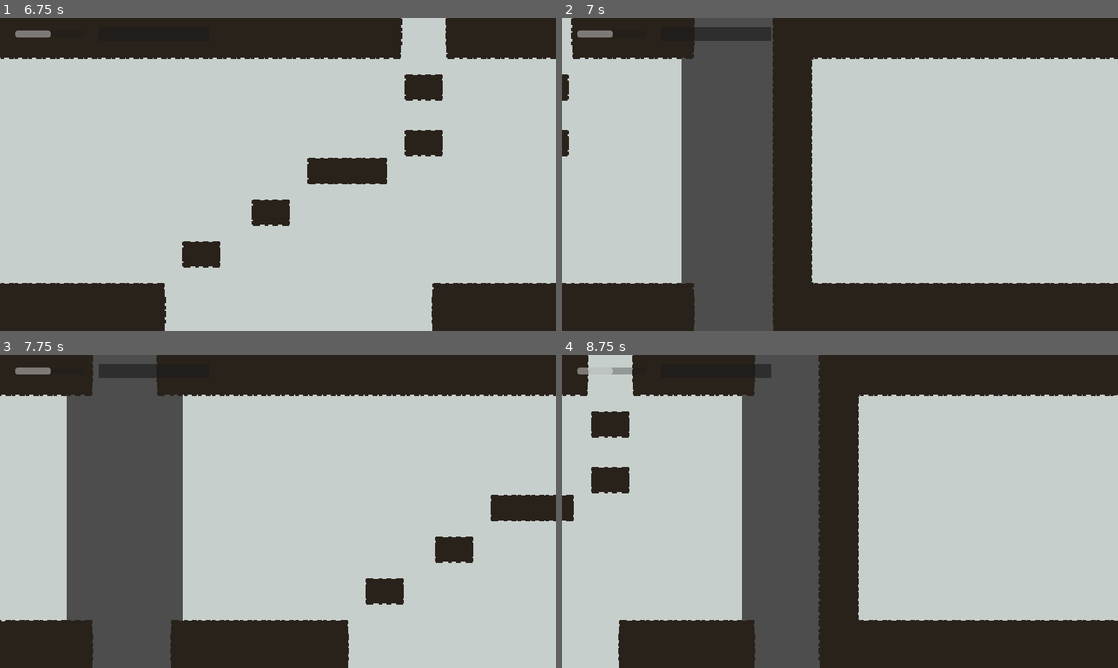
Above: before the commit, frames 1-4 (two rows, left to right).
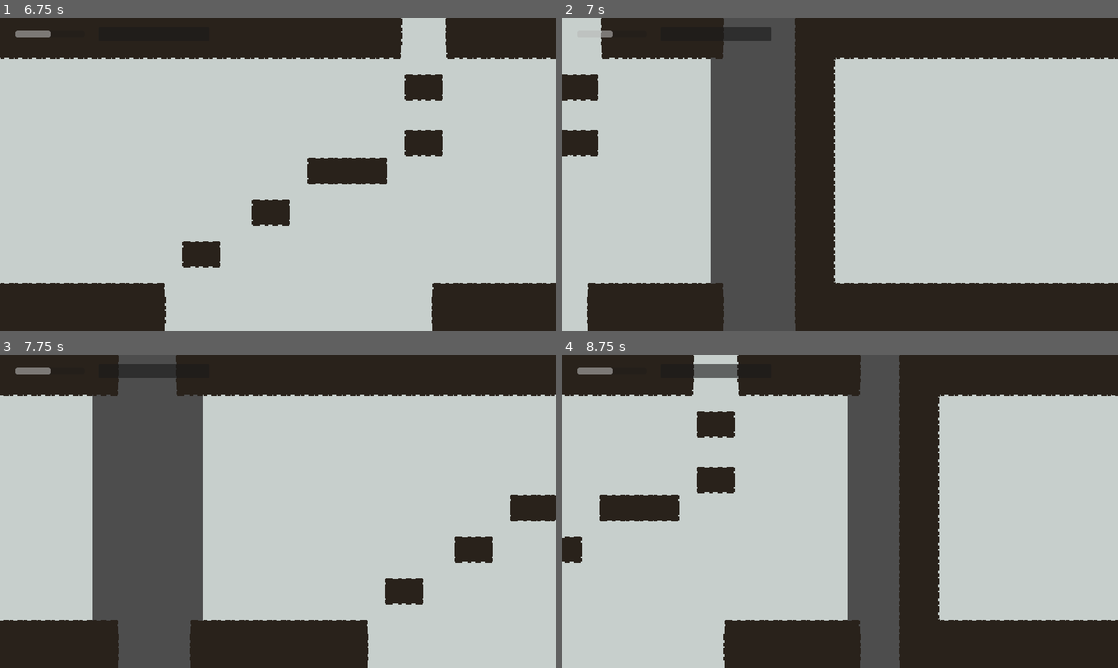
Above: after the commit, the same moments.

Repository: mnikn/Colorless-World
Game: Godot game, scene res://src/levels/level-manager.tscn
Same seed, same stepped clock (60 frames per second), same inputs: the game is played once before the commit and once after it.
Inputs:
- Up to frame 1 (6.75 s): tap Enter at 0.5, 2.75, 4.25 s; hold Right (player_right) 0.53-1.28 s; hold K (player_dash) 0.53-1.28 s; tap Space (player_jump) at 0.77, 1.52, 2, 3.02, 3.5, 3.77, 4.52, 5, 6.02 s; hold Down (player_down) 1.28-2.03 s; tap K (player_dash) every 1.5 s from 1.35 to 5.85 s; hold Right (player_right) 2.03-2.78 s; hold K (player_dash) 2.03-2.78 s; hold Up (player_up) 2.78-3.53 s; hold K (player_dash) 3.53-4.28 s; hold Left (player_left) 3.53-5.03 s; hold Down (player_down) 5.03-5.78 s; hold K (player_dash) 5.03-5.78 s; hold Right (player_right) 5.78-6.53 s; hold Up (player_up) from 6.53 s (still down); hold K (player_dash) from 6.53 s (still down)
- Up to frame 2 (7 s): keep holding Up (player_up); keep holding K (player_dash); tap Space (player_jump) at 6.77 s
- Up to frame 3 (7.75 s): release Up (player_up) at 7.28 s; release K (player_dash) at 7.28 s; hold Right (player_right) from 7.28 s (still down); tap K (player_dash) at 7.35 s; tap Space (player_jump) at 7.52 s
- Up to frame 4 (8.75 s): release Right (player_right) at 8.03 s; hold Down (player_down) from 8.03 s (still down); hold K (player_dash) from 8.03 s (still down)

Frame 1 is identical in both runs. In frame 2, 14% of the frame differs, in the area x 0-100%, y 0-100%; in frame 3, 10%; in frame 4, 40%.
Error in both runs: Cannot call method 'get_size' on a null value. (res://src/components/aseprite_animation_sprite.gd:44)

Commit message:
feat: update level

Diff:
--- a/src/levels/base-level.tscn
+++ b/src/levels/base-level.tscn
@@ -1,17 +1,13 @@
-[gd_scene load_steps=8 format=3 uid="uid://d2nqcstvyp7hf"]
+[gd_scene load_steps=6 format=3 uid="uid://d2nqcstvyp7hf"]
 
 [ext_resource type="Shader" path="res://src/levels/grayscale.gdshader" id="1_rg5t2"]
 [ext_resource type="Script" path="res://src/levels/base-level.gd" id="2_6pr0g"]
 [ext_resource type="Texture2D" uid="uid://cfvin71mje1yt" path="res://assets/ui_mock.png" id="3_bbi5o"]
 [ext_resource type="TileSet" uid="uid://bl2stkg7vsf8y" path="res://assets/base-level.tres" id="4_4ot0g"]
-[ext_resource type="Script" path="res://src/levels/exit.gd" id="5_fua4e"]
 
 [sub_resource type="ShaderMaterial" id="ShaderMaterial_fddps"]
 shader = ExtResource("1_rg5t2")
 shader_parameter/filter_coff = Vector3(0, 0, 0)
-
-[sub_resource type="RectangleShape2D" id="RectangleShape2D_kfpe4"]
-size = Vector2(20, 782)
 
 [node name="BaseLevel" type="Node2D"]
 material = SubResource("ShaderMaterial_fddps")
@@ -32,14 +28,5 @@
 
 [node name="Exits" type="Node2D" parent="."]
 
-[node name="Exit" type="Area2D" parent="Exits"]
-collision_layer = 256
-monitorable = false
-script = ExtResource("5_fua4e")
-
-[node name="Collision" type="CollisionShape2D" parent="Exits/Exit"]
-position = Vector2(1279, 355)
-shape = SubResource("RectangleShape2D_kfpe4")
-
 [node name="InitialCharacterPos" type="Marker2D" parent="."]
 position = Vector2(197, 442)
--- /dev/null
+++ b/src/levels/components/exit.tscn
@@ -0,0 +1,15 @@
+[gd_scene load_steps=3 format=3 uid="uid://43akdcvpttks"]
+
+[ext_resource type="Script" path="res://src/levels/components/exit.gd" id="1_fc7wm"]
+
+[sub_resource type="RectangleShape2D" id="RectangleShape2D_kfpe4"]
+size = Vector2(20, 782)
+
+[node name="Exit" type="Area2D"]
+collision_layer = 256
+monitorable = false
+script = ExtResource("1_fc7wm")
+
+[node name="Collision" type="CollisionShape2D" parent="."]
+position = Vector2(1279, 355)
+shape = SubResource("RectangleShape2D_kfpe4")
--- a/src/levels/level-1.tscn
+++ b/src/levels/level-1.tscn
@@ -1,20 +1,15 @@
 [gd_scene load_steps=3 format=3 uid="uid://c552nib51gui4"]
 
 [ext_resource type="PackedScene" uid="uid://d2nqcstvyp7hf" path="res://src/levels/base-level.tscn" id="1_ki06v"]
-
-[sub_resource type="RectangleShape2D" id="RectangleShape2D_fde4y"]
-size = Vector2(20, 782)
+[ext_resource type="PackedScene" uid="uid://43akdcvpttks" path="res://src/levels/components/exit.tscn" id="2_dq84v"]
 
 [node name="Level1" instance=ExtResource("1_ki06v")]
 
 [node name="Map" parent="." index="1"]
 layer_0/tile_data = PackedInt32Array(40, 131072, 2, 39, 131072, 2, 38, 131072, 2, 37, 131072, 2, 36, 131072, 2, 35, 131 …(7298 unchanged characters)…
 
-[node name="Exit" parent="Exits" index="0"]
+[node name="Exit" parent="Exits" index="0" instance=ExtResource("2_dq84v")]
 target_scene = "res://src/levels/level-2.tscn"
-
-[node name="Collision" parent="Exits/Exit" index="0"]
-shape = SubResource("RectangleShape2D_fde4y")
 
 [node name="InitialCharacterPos" parent="." index="3"]
 position = Vector2(1123, 561)
--- a/src/levels/level-2.tscn
+++ b/src/levels/level-2.tscn
@@ -1,47 +1,33 @@
-[gd_scene load_steps=6 format=3 uid="uid://b4hqp8sqmsdyi"]
+[gd_scene load_steps=5 format=3 uid="uid://b4hqp8sqmsdyi"]
 
 [ext_resource type="PackedScene" uid="uid://d2nqcstvyp7hf" path="res://src/levels/base-level.tscn" id="1_q7fy2"]
-[ext_resource type="Script" path="res://src/levels/exit.gd" id="2_fapwf"]
-
-[sub_resource type="RectangleShape2D" id="RectangleShape2D_6hld3"]
-size = Vector2(20, 782)
+[ext_resource type="Script" path="res://src/levels/components/exit.gd" id="2_0muyg"]
+[ext_resource type="PackedScene" uid="uid://43akdcvpttks" path="res://src/levels/components/exit.tscn" id="2_cac7p"]
 
 [sub_resource type="RectangleShape2D" id="RectangleShape2D_fcfvc"]
 size = Vector2(130, 66)
-
-[sub_resource type="RectangleShape2D" id="RectangleShape2D_w18nd"]
-size = Vector2(29, 767)
 
 [node name="Level2" instance=ExtResource("1_q7fy2")]
 
 [node name="Map" parent="." index="1"]
 layer_0/tile_data = PackedInt32Array(1245195, 196608, 1, 1245194, 131072, 1, 1245193, 131072, 1, 1245192, 131072, 1, 12 …(5251 unchanged characters)…
 
-[node name="Exit" parent="Exits" index="0"]
+[node name="Exit" parent="Exits" index="0" instance=ExtResource("2_cac7p")]
 target_scene = "res://src/levels/level-3.tscn"
-
-[node name="Collision" parent="Exits/Exit" index="0"]
-shape = SubResource("RectangleShape2D_6hld3")
 
 [node name="Exit2" type="Area2D" parent="Exits" index="1"]
 collision_layer = 256
 monitorable = false
-script = ExtResource("2_fapwf")
+script = ExtResource("2_0muyg")
 
 [node name="Collision" type="CollisionShape2D" parent="Exits/Exit2" index="0"]
 position = Vector2(976, -4)
 shape = SubResource("RectangleShape2D_fcfvc")
 
-[node name="Exit3" type="Area2D" parent="Exits" index="2"]
-collision_layer = 256
-monitorable = false
-script = ExtResource("2_fapwf")
+[node name="Exit3" parent="Exits" index="2" instance=ExtResource("2_cac7p")]
+position = Vector2(-1282, 0)
 target_scene = "res://src/levels/level-1.tscn"
 direction = "left"
 
-[node name="Collision" type="CollisionShape2D" parent="Exits/Exit3" index="0"]
-position = Vector2(-6.5, 455.5)
-shape = SubResource("RectangleShape2D_w18nd")
-
 [node name="InitialCharacterPos" parent="." index="3"]
 position = Vector2(50, 583)
--- a/src/levels/level-3.tscn
+++ b/src/levels/level-3.tscn
@@ -1,15 +1,14 @@
-[gd_scene load_steps=2 format=3 uid="uid://bdrgff0hwq58x"]
+[gd_scene load_steps=3 format=3 uid="uid://bdrgff0hwq58x"]
 
 [ext_resource type="PackedScene" uid="uid://d2nqcstvyp7hf" path="res://src/levels/base-level.tscn" id="1_b5dkl"]
+[ext_resource type="PackedScene" uid="uid://43akdcvpttks" path="res://src/levels/components/exit.tscn" id="2_1wuge"]
 
 [node name="Level3" instance=ExtResource("1_b5dkl")]
 
 [node name="Map" parent="." index="1"]
 layer_0/tile_data = PackedInt32Array(1441791, 65536, 2, 1376255, 65536, 2, 1310719, 65536, 1, 1507327, 65536, 3, 117968 …(8067 unchanged characters)…
 
-[node name="Exit" parent="Exits" index="0"]
+[node name="Exit" parent="Exits" index="0" instance=ExtResource("2_1wuge")]
+position = Vector2(-1284, 0)
 target_scene = "res://src/levels/level-2.tscn"
 direction = "left"
-
-[node name="Collision" parent="Exits/Exit" index="0"]
-position = Vector2(-4, 339)
--- a/src/levels/level-manager.gd
+++ b/src/levels/level-manager.gd
@@ -43,7 +43,8 @@
 		if area_node.direction == "right":
 			character_initial_pos.x = 40
 		elif area_node.direction == "left":
-			character_initial_pos.x = 1230
+#			character_initial_pos.x = 1230
+			character_initial_pos.x = 1250
 		tween.tween_property($Character, "position", character_initial_pos, 0.3)
 		await tween.finished
 		current_level.queue_free()
Renamed: src/levels/exit.gd -> src/levels/components/exit.gd
